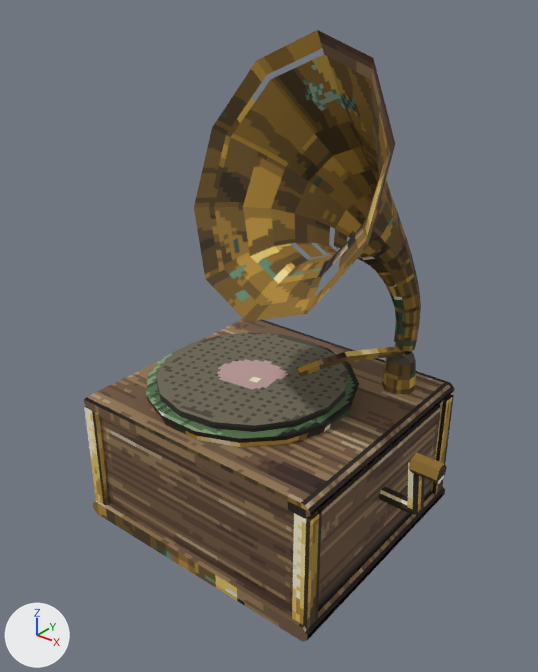
What one commit did to the glTF model public/models/items/record.glb.
One viewpoint serves both versions: a 50 mm camera at (0.948, -1.194, 1.215) aimed at (0.035, -0.053, 0.508). Arrows for +X, +Y and +Z are at lower left; the lights stay in place. The first picture is the older version. Where no turn or scale is listed for an object, it has been applied to the vertices. Vertices at exactly the same position are counted once.

Objects in the first picture: 'armbase', 'cabinet', 'corner0', 'corner1', 'corner3', 'crankknob', 'disc', 'horn', 'lidrim', 'platter', 'plinth', 'tonearm' and 2 more.
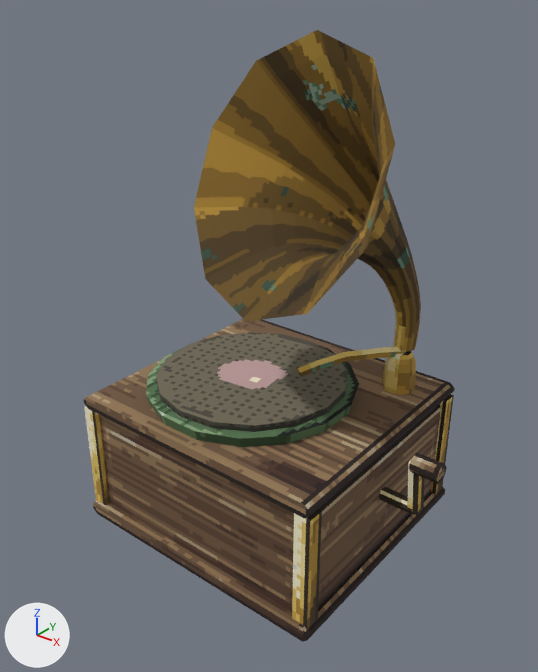
Pixel boxes [x1, y1, x2, y2] of what changed, in the pictures (538 x 672 px):
part 1 of me_plinth, surface changed
    both: [93, 492, 445, 642]
part 2 of me_crankknob, surface changed
    both: [409, 453, 447, 484]
part 3 of me_platter, reshaped
    both: [147, 388, 358, 447]
part 4 of me_armbase, reshaped
    before: [381, 351, 416, 395]
    after: [381, 353, 416, 395]
part 5 of me_tonearm, surface changed (lighter)
    both: [297, 346, 405, 375]
part 6 of me_horn, surface changed
    both: [194, 30, 420, 351]

The change, as a diff of the scene's bpy script:
```diff
--- a/public/models/items/record.glb.py
+++ b/public/models/items/record.glb.py
@@ me_plinth @@
 me_plinth.from_pydata(...)  # 16 vertices, 28 faces; spans x -0.331..0.331, y -0.3..0.3, z -0.019..0.019
 # used by ob_plinth; location = (0.0, 0.0, 0.019)
+# me_plinth part 1: texture (UV) coordinates of 16 of 28 faces, centred in x -0.331..0.331, y -0.3..0.3, z -0.015..0.01, changed; they spanned u 0.0..0.59, v 0.48..0.53 and now span u 0.0..0.7, v 0.47..0.53
 me_plinth.materials.append(mat_pixel_solid)
@@ me_crankknob @@
 me_crankknob.from_pydata(...)  # 12 vertices, 20 faces; spans x -0.0313..0.0313, y -0.0217..0.0217, z -0.0202..0.0202
 # used by ob_crankknob; location = (0.419, -0.016, 0.311)
+# me_crankknob part 2: texture (UV) coordinates of 20 of 20 faces, centred in x -0.0313..0.0313, y -0.0189..0.0189, z -0.0193..0.0193, changed; they spanned u 0.66..0.95, v 0.51..0.56 and now span u 0.07..0.93, v 0.5..0.56
 me_crankknob.materials.append(mat_pixel_solid)
@@ me_platter @@
 # used by ob_platter; location = (-0.038, -0.025, 0.338)
-me_platter.from_pydata(...)  # 48 vertices, 92 faces; spans x -0.244..0.244, y -0.244..0.244, z 0.0..0.025
+me_platter.from_pydata(...)  # 32 vertices, 60 faces; spans x -0.244..0.244, y -0.244..0.244, z 0.0..0.025
+# me_platter part 3
+# 16 vertices are removed from x -0.241..0.241, y -0.241..0.241, z 0.013
+# 64 faces are deleted
+# 32 new faces join them
 me_platter.materials.append(mat_pixel_solid)
@@ me_armbase @@
 # used by ob_armbase; location = (0.225, 0.2, 0.338)
-me_armbase.from_pydata(...)  # 40 vertices, 76 faces; spans x -0.0375..0.0375, y -0.0375..0.0375, z 0.0..0.0938
+me_armbase.from_pydata(...)  # 24 vertices, 44 faces; spans x -0.0375..0.0375, y -0.0375..0.0375, z 0.0..0.0938
+# me_armbase part 4
+# 16 vertices are removed from x -0.035..0.035, y -0.035..0.035, z 0.0363..0.0891
+# 64 faces are deleted
+# 32 new faces join them
 me_armbase.materials.append(mat_pixel_solid)
@@ me_tonearm @@
 me_tonearm.from_pydata(...)  # 25 vertices, 46 faces; spans x -0.147..0.011, y -0.22..0.007, z -0.021..0.023
 # used by ob_tonearm; location = (0.225, 0.2, 0.431)
+# me_tonearm part 5: texture (UV) coordinates of 36 of 46 faces, centred in x -0.143..0.002, y -0.214..0.002, z -0.017..0.017, changed; they spanned u 0.05..1.0, v 0.49..0.56 and now span u 0.0..0.99, v 0.48..0.56
 me_tonearm.materials.append(mat_pixel_solid)
@@ me_horn @@
 me_horn.from_pydata(...)  # 160 vertices, 300 faces; spans x -0.372..0.122, y -0.423..0.029, z -0.002..0.687
 # used by ob_horn; location = (0.225, 0.213, 0.438)
+# me_horn part 6: texture (UV) coordinates of 288 of 300 faces, centred in x -0.359..0.113, y -0.406..0.028, z 0.007..0.661, changed; they spanned u 0.0..1.0, v 0.48..0.61 and now span u 0.0..1.0, v 0.48..0.56
 me_horn.materials.append(mat_pixel_card)
```
